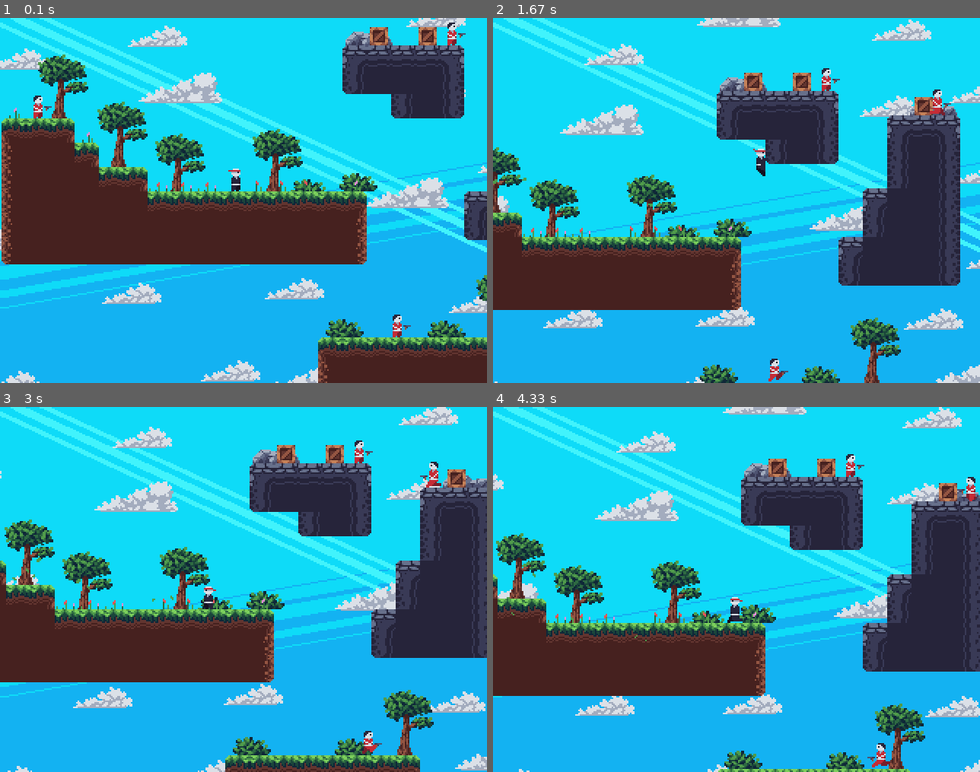
Above: before the commit, frames 1-4 (two rows, left to right).
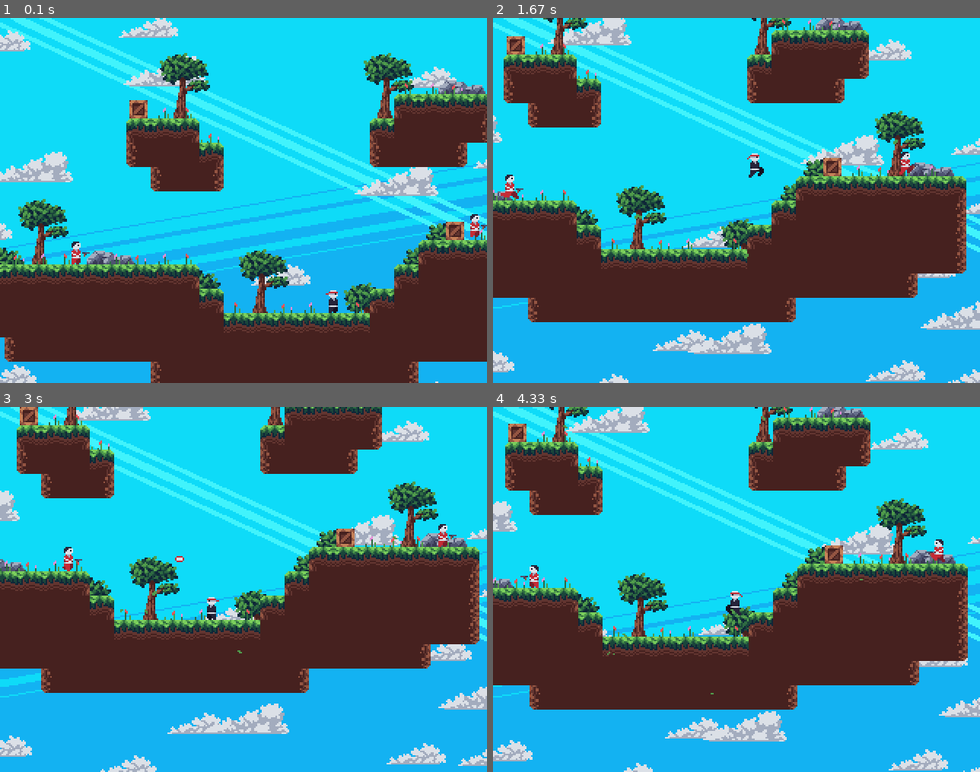
Above: after the commit, the same moments.

Repository: Leovalcante/pygame-platformer
Game: pygame game, started from game.py
Same seed, same stepped clock (60 frames per second), same inputs: the game is played once before the commit and once after it.
Inputs:
- Up to frame 1 (0.1 s): no input
- Up to frame 2 (1.67 s): tap X at 0.33 s; hold Right 0.67-1.13 s; hold Up 1.17-1.47 s; hold Right from 1.5 s (still down)
- Up to frame 3 (3 s): release Right at 1.97 s; hold Left 2-2.53 s; hold Left 2.57-2.97 s
- Up to frame 4 (4.33 s): hold Up 3-3.37 s; hold Right 3.4-4.03 s; hold Left from 4.07 s (still down)

The runs differ from the first frame. In frame 1, 67% of the frame differs, in the area x 0-100%, y 0-100%; in frame 2, 49%; in frame 3, 49%; in frame 4, 50%.

Commit message:
add load level and fix enemies long walks

Diff:
--- a/game.py
+++ b/game.py
@@ -65,11 +65,12 @@
         self.clouds = Clouds(self.assets["clouds"], count=16)
         self.player = Player(self, (50, 50), (8, 15))
         self.tilemap = Tilemap(self, tile_size=16)
-        try:
-            self.tilemap.load("map.json")
-        except FileNotFoundError:
-            raise
-
+        self.load_level(0)
+
+        self.scroll = [0, 0]
+
+    def load_level(self, map_id):
+        self.tilemap.load(os.path.join("data", "maps", f"{map_id}.json"))
         self.leaf_spawners = []
         for tree in self.tilemap.extract([("large_decor", 2)], keep=True):
             self.leaf_spawners.append(
@@ -85,8 +86,7 @@
 
         self.particles = []
         self.projectiles = []
-
-        self.scroll = [0, 0]
+        self.sparks = []
 
     def run(self):
         while True:
--- a/scripts/entities.py
+++ b/scripts/entities.py
@@ -219,7 +219,7 @@
                     movement = (movement[0] - 0.5 if self.flip else 0.5, movement[1])
             else:
                 self.flip ^= True
-            self.walking = max(self.walking - 0.1, 0)
+            self.walking = max(self.walking - 1, 0)
 
             if not self.walking:
                 dis = (
